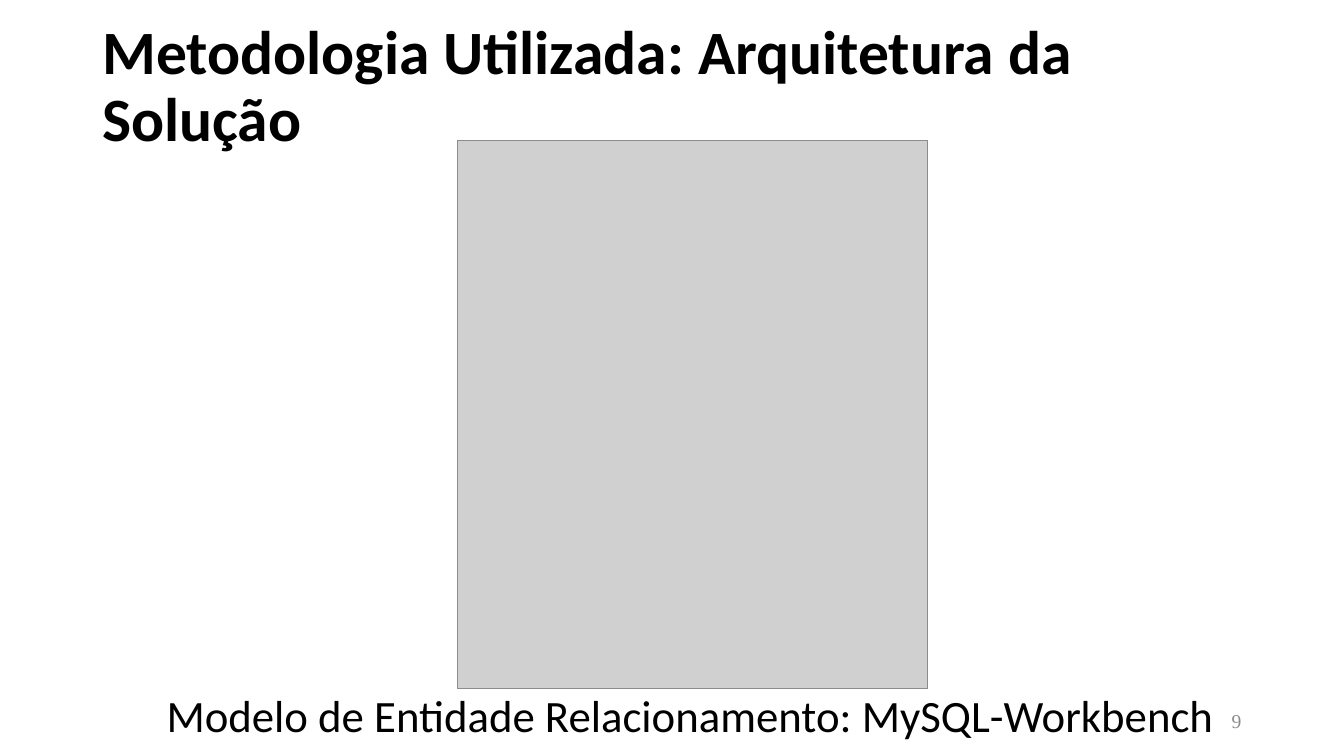
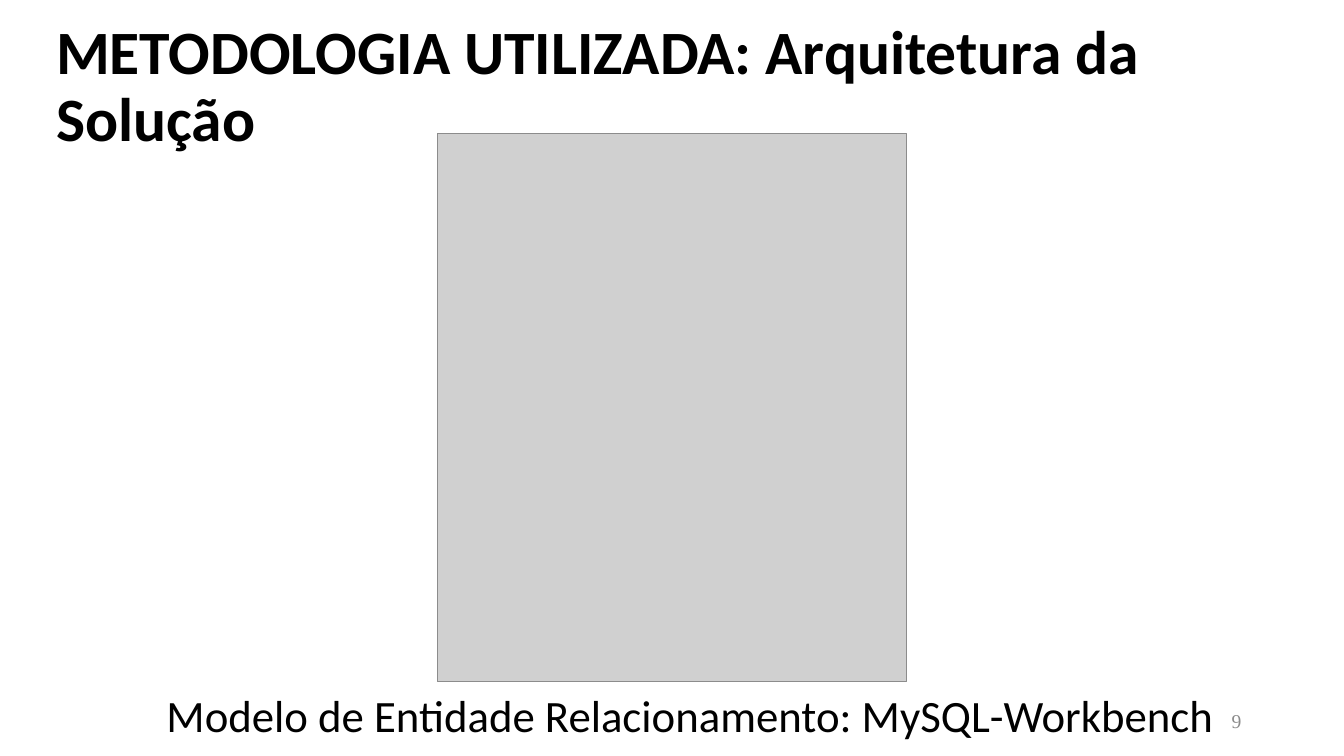
Before and after one commit to ICEI-PUC-Minas-PMV-ADS/pmv-ads-2023-1-e2-proj-int-t3-projeto-pedal-1, a slide deck: slide 9 of presentation/Apresentação_ProjetoPedal.pptx. Drawn at 1344x756 pixels with LibreOffice and Linux fonts; fonts in the diff are those of the drawing; grey boxes stand for pictures. Boxes give left, top, right and bottom in pixels: in the first picture for what was removed or moved away, otherwise in the second. Text is boxed around its words. In the diff, an @@ line names an element or a change of style, - is before the commit and + after.

```diff
--- a/presentation/Apresentação_ProjetoPedal.pptx
+++ b/presentation/Apresentação_ProjetoPedal.pptx
@@ text at box(56, 30, 1139, 152): text changed @@
-Metodologia Utilizada: Arquitetura da Solução
+METODOLOGIA UTILIZADA: Arquitetura da Solução
@@ picture: place and size @@
-picture at box(458, 140, 928, 689)
+picture at box(438, 134, 907, 683)
@@ text "Modelo de Entidade Relacionamento: MySQL-Workbench" at box(166, 701, 1213, 740): list level 1 to 3 in "Modelo de Entidade Relacionamento: MySQL-Workbench" @@
```
Also in this commit, not shown: 9 other slides changed, 5 slides added, 2 slides removed.
